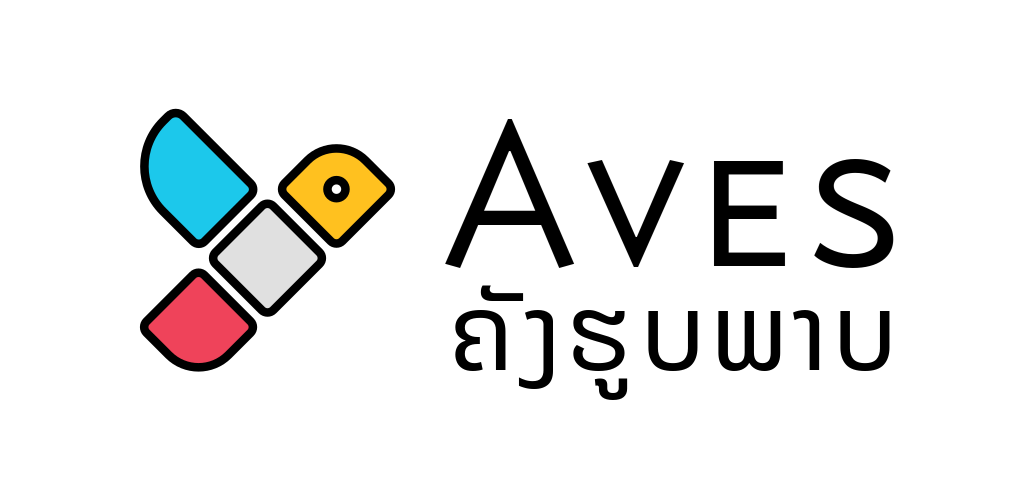
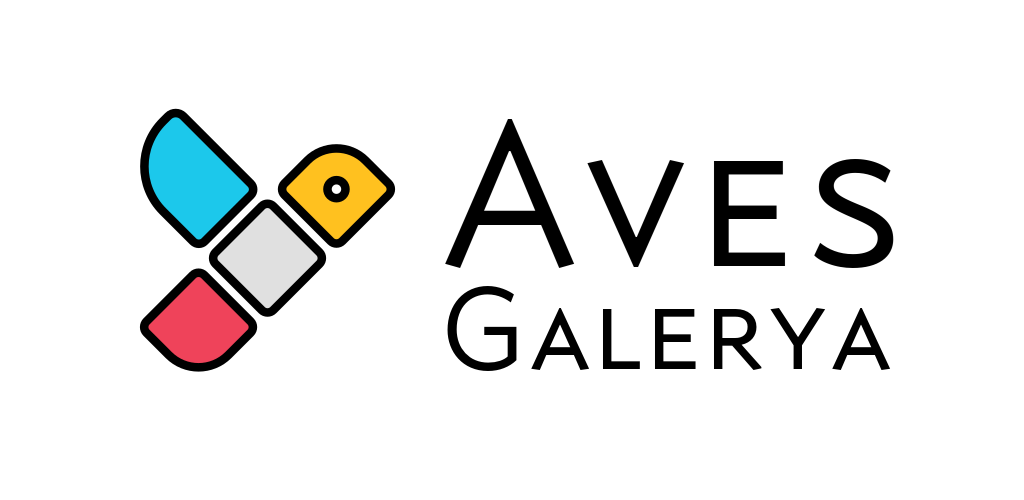
Layered file, before and after one edit (1024px x 500px). Changes by layer:
hid group "Lao - Noto Sans Mono Regular" (1 layers) over (x1=455, y1=285, x2=890, y2=400)
added layer "KMR - Galerya" in group "Latin - MB Type Concourse C3" over (x1=447, y1=286, x2=891, y2=371)